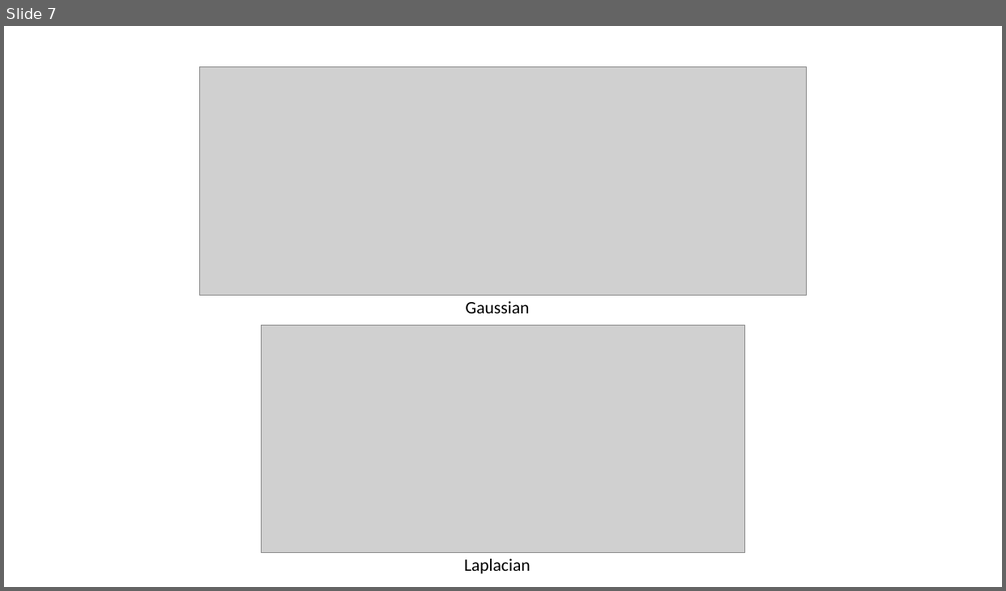
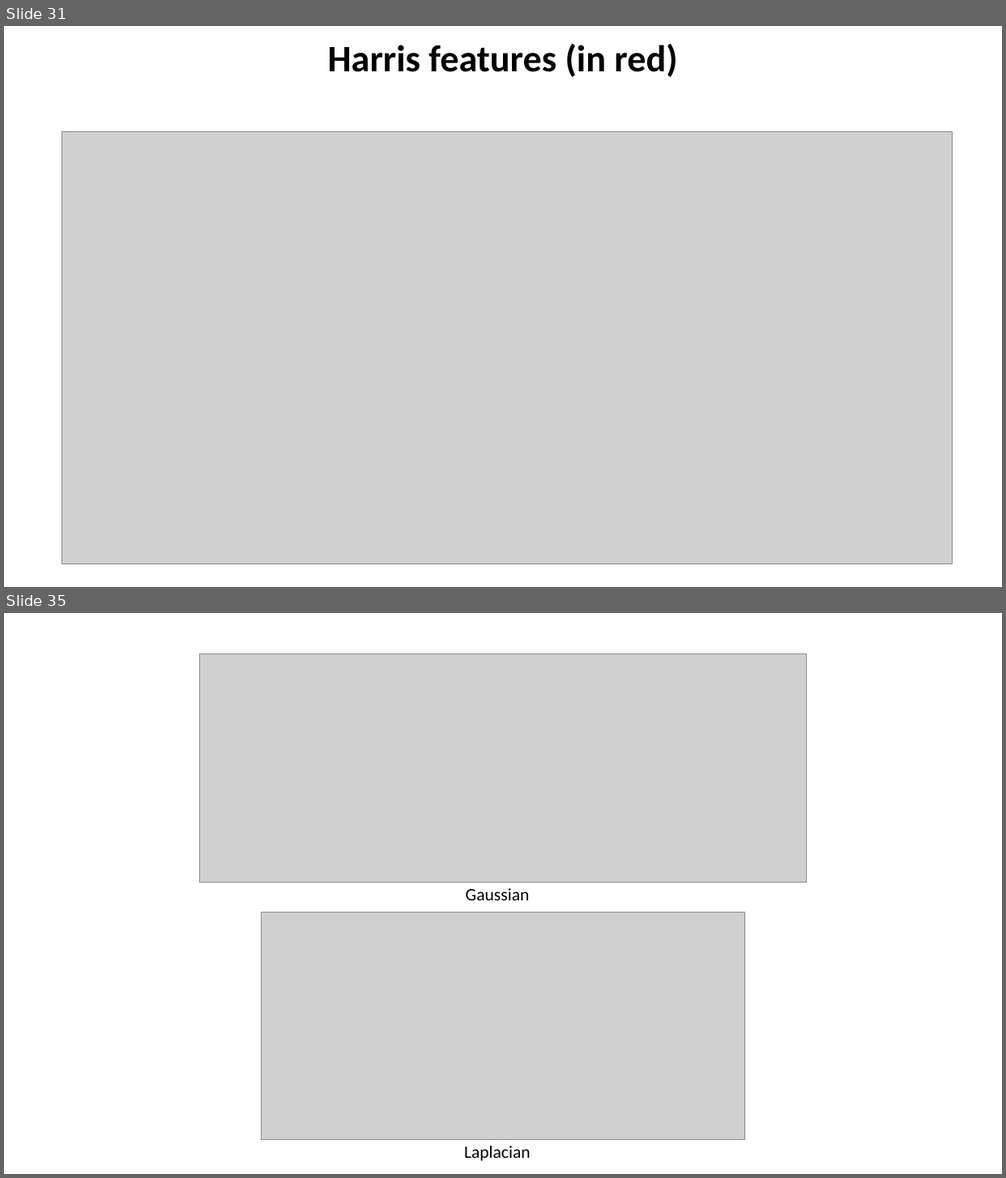
Before and after one commit to YoniChechik/AI_is_Math, a slide deck: c_08_features/features.pptx. Shown one above the other, each under a label of ours: slide 7 before the commit, slides 31 and 35 after it; the slides between them are not shown. The pictures are 1006x591 and 1006x1178 pixels, drawn with LibreOffice and Linux fonts; fonts in the diff are those of the drawing; grey boxes stand for pictures. Boxes give left, top, right and bottom in pixels: in the first picture for what was removed or moved away, otherwise in the second. Text is boxed around its words. In the diff, an @@ line names an element or a change of style, - is before the commit and + after.

```diff
--- a/c_08_features/features.pptx
+++ b/c_08_features/features.pptx
@@ slide 31 added at box(4, 26, 1002, 587), background #FFFFFF @@
@@ title added at box(328, 44, 677, 77), 36 pt, text #000000, bold @@
+Harris features (in red)
@@ picture added at box(62, 132, 953, 565) @@
@@ what was slide 7 is now slide 35 @@
```
Also in this commit, not shown: 32 other slides added, 1 slide removed.
